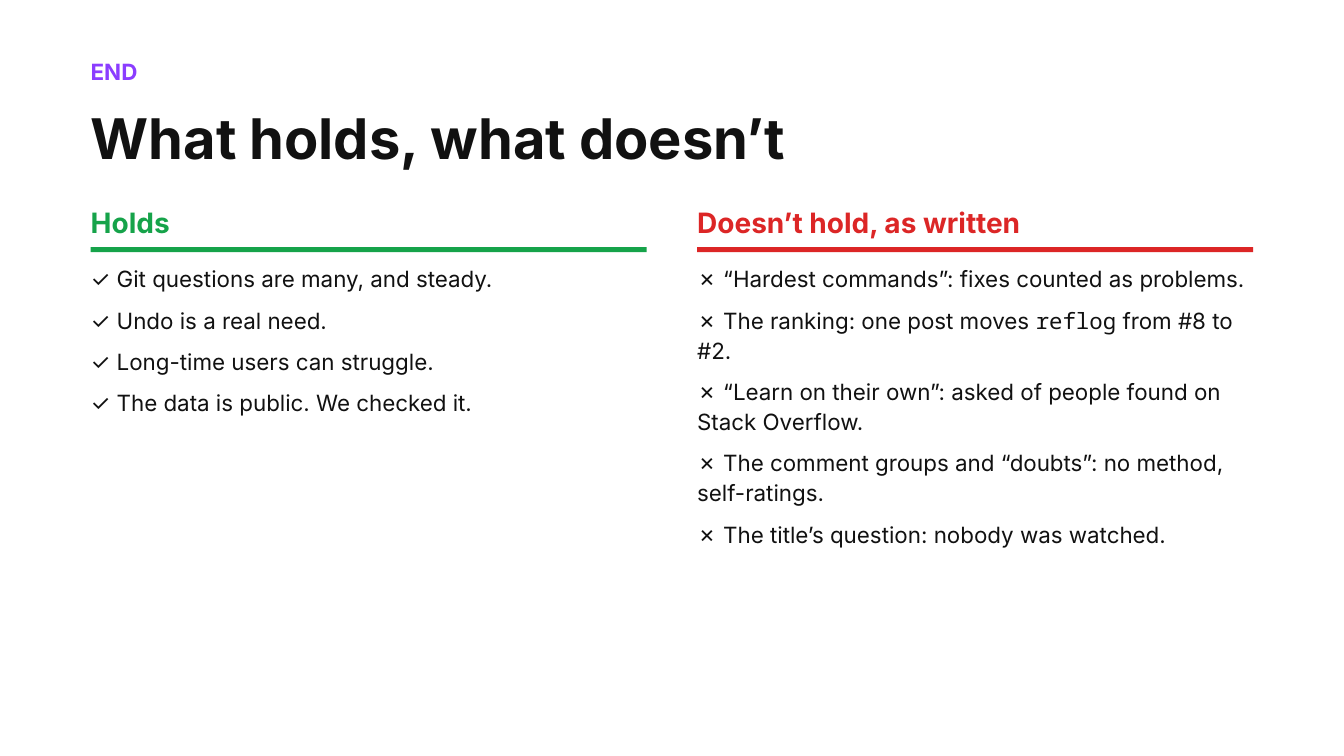
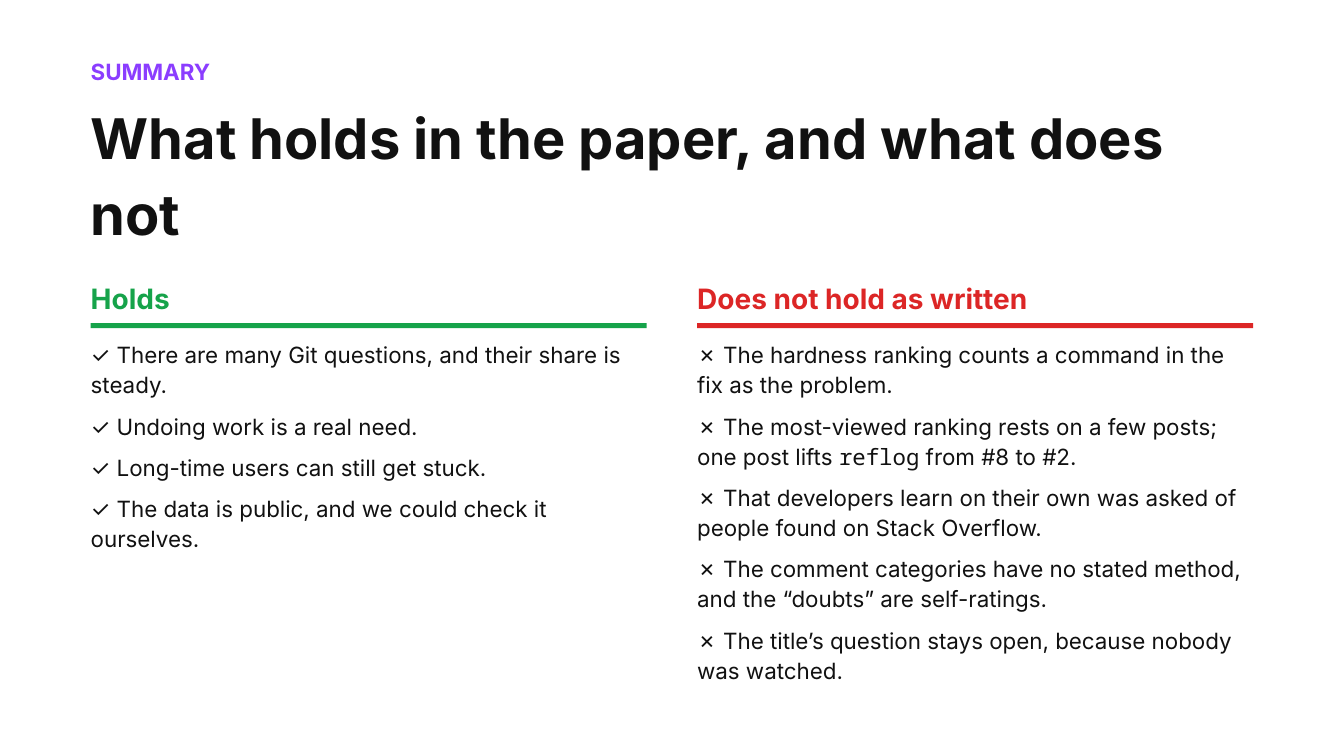
Before and after one commit to shubham3-ucb/cs294-pl, a slide deck: slide 17 of slides/thursday_app.pptx (slide 21 before the commit). Drawn at 1344x756 pixels with LibreOffice and Linux fonts; fonts in the diff are those of the drawing. Boxes give left, top, right and bottom in pixels: in the first picture for what was removed or moved away, otherwise in the second. Text is boxed around its words. In the diff, an @@ line names an element or a change of style, - is before the commit and + after.

```diff
--- a/slides/thursday_app.pptx
+++ b/slides/thursday_app.pptx
@@ text at bbox=[91, 63, 211, 80]: text changed @@
-END
+SUMMARY
@@ text at bbox=[91, 116, 1163, 236]: text changed @@
-What holds, what doesn’t
+What holds in the paper, and what does not
@@ text at bbox=[697, 287, 1027, 310]: text changed @@
-Doesn’t hold, as written
+Does not hold as written
@@ 2 rectangles, 1 text: place and size @@
-2 rectangles, 1 text at bbox=[91, 212, 1254, 252]
+2 rectangles, 1 text at bbox=[91, 288, 1254, 329]
@@ text at bbox=[91, 346, 621, 548]: text changed @@
-✓ Git questions are many, and steady.
-✓ Undo is a real need.
-✓ Long-time users can struggle.
-✓ The data is public. We checked it.
+✓ There are many Git questions, and their share is steady.
+✓ Undoing work is a real need.
+✓ Long-time users can still get stuck.
+✓ The data is public, and we could check it ourselves.
@@ text at bbox=[697, 346, 1241, 680]: text changed @@
-✗ “Hardest commands”: fixes counted as problems.
-✗ The ranking: one post moves reflog from #8 to #2.
-✗ “Learn on their own”: asked of people found on Stack Overflow.
-✗ The comment groups and “doubts”: no method, self-ratings.
-✗ The title’s question: nobody was watched.
+✗ The hardness ranking counts a command in the fix as the problem.
+✗ The most-viewed ranking rests on a few posts; one post lifts reflog from #8 to #2.
+✗ That developers learn on their own was asked of people found on Stack Overflow.
+✗ The comment categories have no stated method, and the “doubts” are self-ratings.
+✗ The title’s question stays open, because nobody was watched.
```
Also in this commit, not shown: 17 other slides changed, 1 slide added, 5 slides removed, 30 other files.
